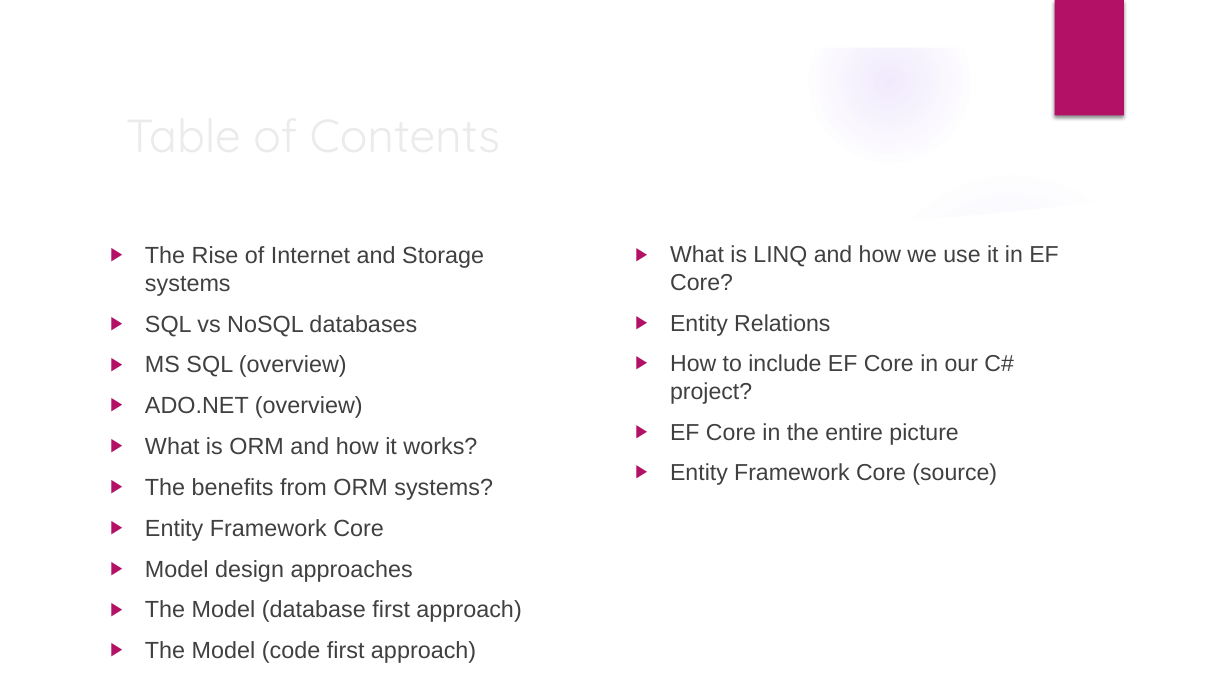
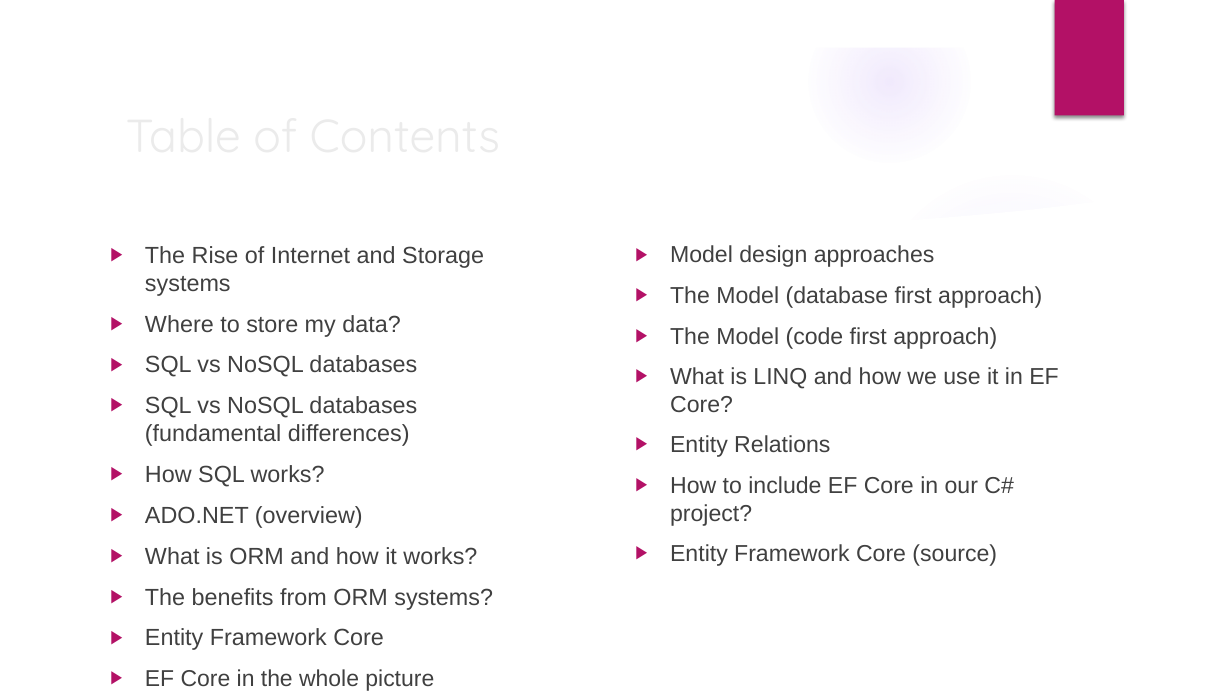
Before and after one commit to velizar92/TSK_Presentations, a slide deck: slide 2 of Databases_and_EntityFrameworkCore.pptx. Drawn at 1232x693 pixels with LibreOffice and Linux fonts; fonts in the diff are those of the drawing; background and template pictures are left out. Boxes give left, top, right and bottom in pixels: in the first picture for what was removed or moved away, otherwise in the second. Text is boxed around its words. In the diff, an @@ line names an element or a change of style, - is before the commit and + after.

Commit message:
Last updates

```diff
--- a/Databases_and_EntityFrameworkCore.pptx
+++ b/Databases_and_EntityFrameworkCore.pptx
@@ text at box(670, 245, 1042, 349): paragraphs added @@
+▶ Model design approaches
+▶ The Model (database first approach)
+▶ The Model (code first approach)
@@ text at box(145, 315, 400, 337): paragraph added @@
+▶ Where to store my data?
@@ text at box(145, 396, 417, 487): text changed @@
-▶ MS SQL (overview)
+▶ SQL vs NoSQL databases (fundamental differences)
+▶ How SQL works?
@@ text at box(670, 423, 958, 445): paragraph removed @@
-▶ EF Core in the entire picture
@@ text at box(145, 669, 434, 691): text changed; size 18.2 to 17.9 pt @@
-▶ Model design approaches
-▶ The Model (database first approach)
-▶ The Model (code first approach)
+▶ EF Core in the whole picture
```
Also in this commit, not shown: 3 other slides changed, 1 slide added, 2 slides removed.
